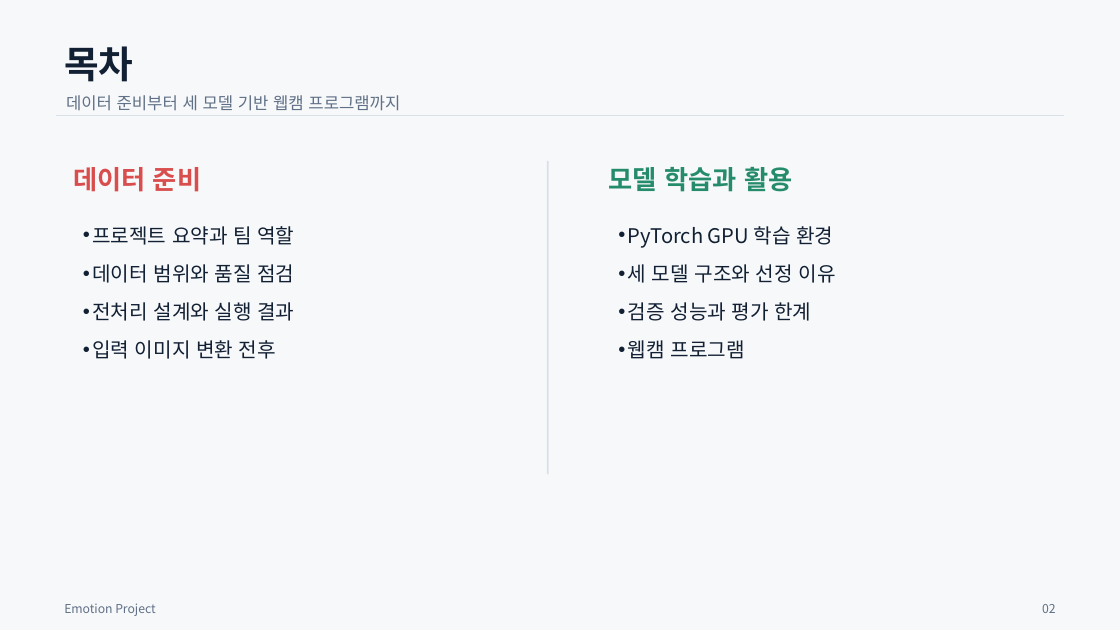
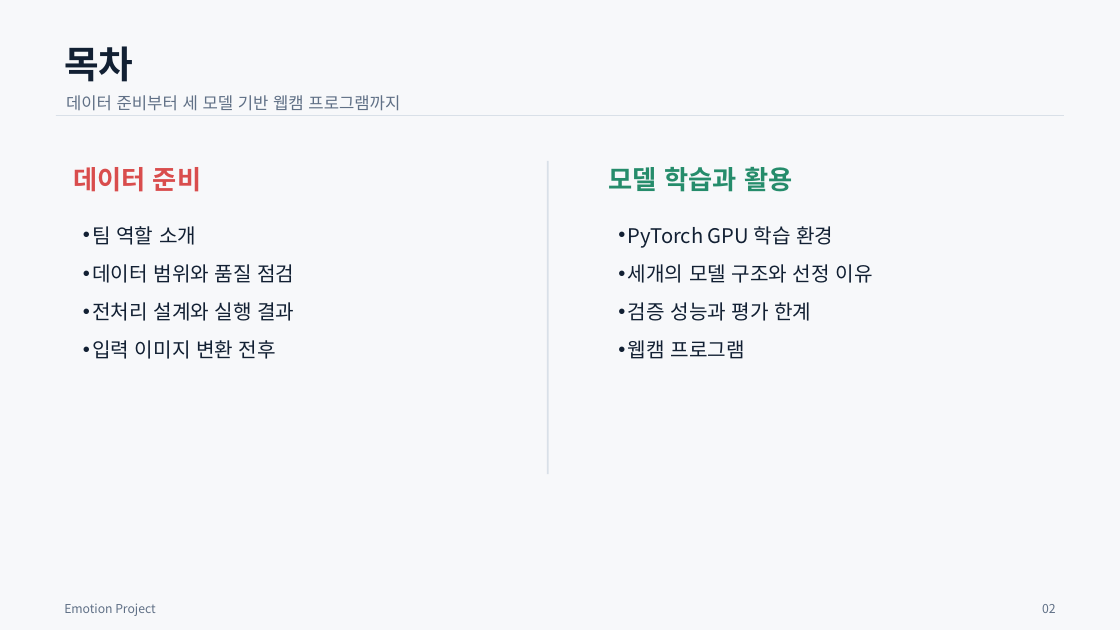
Before and after one commit to kby0414/emotion_project, a slide deck: slide 2 of presentation/발표ppt(최종).pptx. Drawn at 1120x630 pixels with LibreOffice and Linux fonts; fonts in the diff are those of the drawing. Boxes give left, top, right and bottom in pixels: in the first picture for what was removed or moved away, otherwise in the second. Text is boxed around its words. In the diff, an @@ line names an element or a change of style, - is before the commit and + after.

Commit message:
발표자료

```diff
--- a/presentation/발표ppt(최종).pptx
+++ b/presentation/발표ppt(최종).pptx
@@ text at (x1=92, y1=226, x2=196, y2=245): text changed @@
-• 프로젝트 요약과 팀 역할
+• 팀 역할 소개
@@ text at (x1=628, y1=264, x2=873, y2=283): text changed @@
-• 세 모델 구조와 선정 이유
+• 세개의 모델 구조와 선정 이유
```
